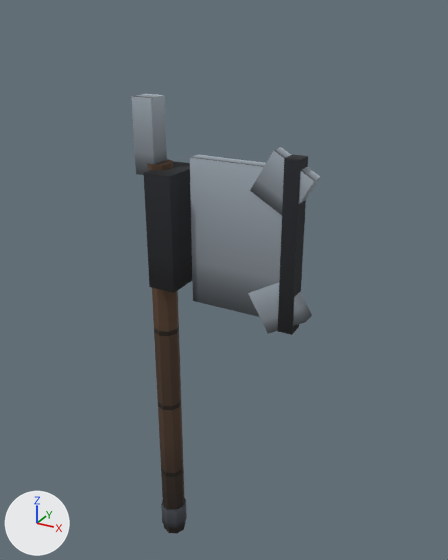
A saved change to the glTF model products/arsenal_kit_grimforge_v1/models_gltf/axe.gltf.
Rendered twice from a 50 mm camera at (0.701, -1.009, 1.23) aimed at (0.123, 0.041, 0.705). The axes (+X, +Y, +Z) are drawn at lower left. The lights are the same throughout. The first picture is the older version. Vertices at exactly the same position are counted once.

Objects in the first picture: 'axe'.
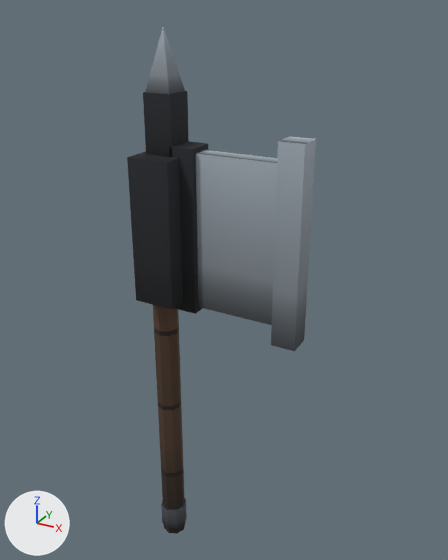
Where the newer file only moved an object's origin or applied its transform, the numbers keep the older frame.

The change, as JSON lines over the scene's bpy script:
```json
{"block": "me_cylinder_011", "where": "# used by ob_axe; location = (0.144, 0.0, 0.0)"}
{"op": "remove", "block": "me_cylinder_011", "code": "me_cylinder_011.from_pydata(...)  # 80 vertices, 128 faces; spans x -0.187..0.187, y -0.055..0.055, z 0.0..1.075"}
{"op": "add", "block": "me_cylinder_011", "code": "me_cylinder_011.from_pydata(...)  # 77 vertices, 122 faces; spans x -0.176..0.171, y -0.07..0.07, z 0.0..1.2"}
{"block": "me_cylinder_011", "change": "me_cylinder_011 part 1"}
{"block": "me_cylinder_011", "change": "11 vertices are removed from x -0.187..0.161, y -0.023..0.023, z 0.65..1.075"}
{"block": "me_cylinder_011", "change": "29 faces are deleted"}
{"block": "me_cylinder_011", "change": "37 vertices move from x -0.187..0.187, y -0.055..0.055, z 0.639..1.001 to x -0.169..0.171, y -0.07..0.07, z 0.62..1.2"}
{"block": "me_cylinder_011", "change": "8 vertices are added at x -0.154..0.121, y -0.03..0.03, z 0.955..1.08"}
{"block": "me_cylinder_011", "change": "23 new faces join them"}
{"block": "me_cylinder_011", "change": "me_cylinder_011 part 2: 12 kept faces spanning x -0.099..-0.049, y -0.03..0.03, z 0.65..0.99 get new texture (UV) coordinates"}
```

Where the change shows, as pixel boxes [x1, y1, x2, y2] in the pictures (448 x 560 px; the box of a moved part takes in the faces that stretch with it):
```json
{"object": "axe", "change": "reshaped", "before": [131, 94, 321, 534], "after": [127, 27, 316, 534], "on screen": "15% taller"}
{"part": 1, "of": "me_cylinder_011", "change": "moved or reshaped", "before": [131, 94, 312, 335], "after": [127, 27, 316, 351]}
{"part": 2, "of": "me_cylinder_011", "change": "surface changed", "before": [250, 147, 321, 215], "after": [170, 141, 208, 314]}
```
